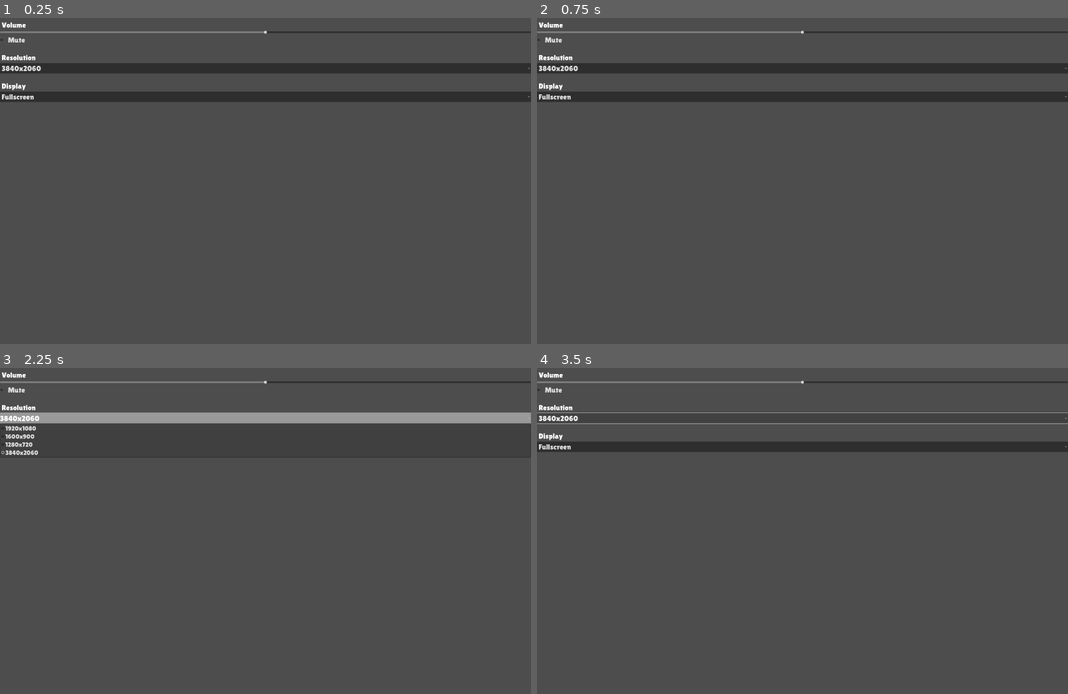
Above: before the commit, frames 1-4 (two rows, left to right).
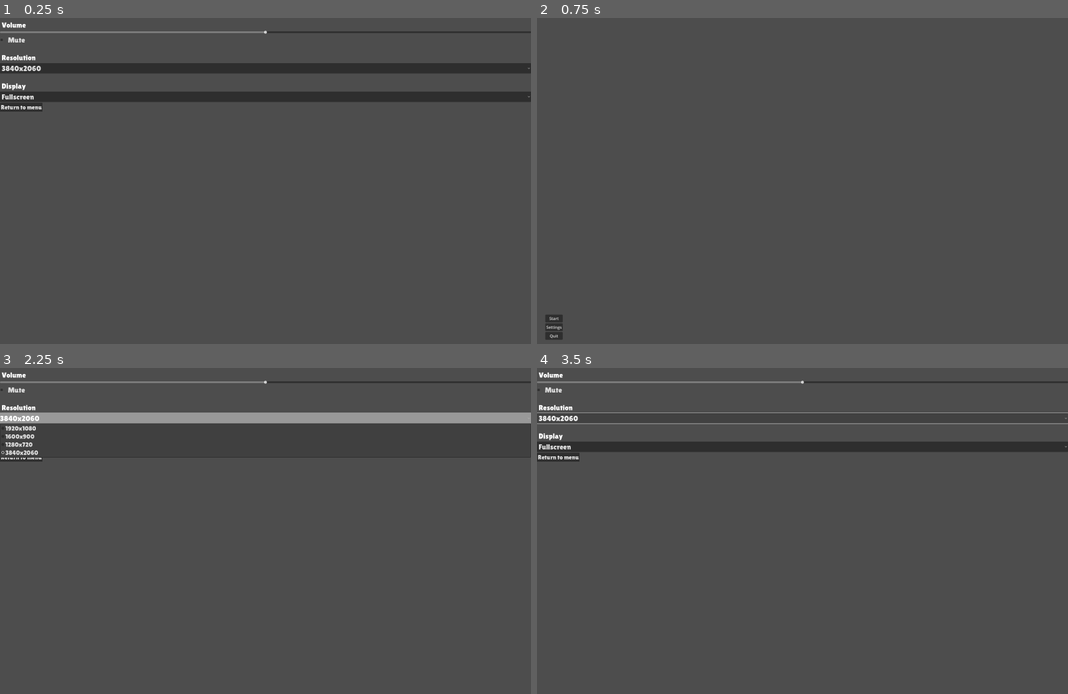
Above: after the commit, the same moments.

Repository: algosup/2024-2025-project-2-serious-game-team-3
Game: Godot game, scene res://scenes/settings.tscn
Same seed, same stepped clock (60 frames per second), same inputs: the game is played once before the commit and once after it. This scene is started directly instead of the project's main scene.
Inputs (mouse positions are in pixels of both pictures, inside the frame that each line leads up to):
- Up to frame 1 (0.25 s): no input
- Up to frame 2 (0.75 s): click (558, 106) at 0.5 s, where only the run after the commit has a clickable "Return to menu"
- Up to frame 3 (2.25 s): click (15, 677) at 1.25 s, where only the run after the commit has a clickable "Settings"; click "3840x2060" at 2 s
- Up to frame 4 (3.5 s): click "3840x2060" at 2.75 s

The runs differ from the first frame. In frame 1, 0.2% of the frame differs, in the area x 0-8%, y 26-29%; in frame 2, 7.0%, in the area x 0-100%, y 1-99%; in frame 3, less than 0.1%; in frame 4, 0.2%.

Commit message:
added return to menu button

Diff:
--- a/starter-kit-city-builder/scenes/settings.tscn
+++ b/starter-kit-city-builder/scenes/settings.tscn
@@ -1,23 +1,9 @@
-[gd_scene load_steps=6 format=3 uid="uid://c36qejtf5if7t"]
+[gd_scene load_steps=5 format=3 uid="uid://c36qejtf5if7t"]
 
 [ext_resource type="Script" path="res://scripts/settings.gd" id="1_ydyv0"]
 [ext_resource type="AudioStream" uid="uid://diblcm2dll0jr" path="res://audio/[FIXED] Timeless but its the version we all wanted (w adlibs AND AYYE).mp3" id="2_0mmri"]
 [ext_resource type="FontFile" uid="uid://d0cxd77jybrcn" path="res://fonts/lilita_one_regular.ttf" id="2_c1yy2"]
 [ext_resource type="Theme" uid="uid://di6ar77l4k26w" path="res://menutheme.tres" id="2_f25tv"]
-
-[sub_resource type="GDScript" id="GDScript_qw4jn"]
-script/source = "extends VBoxContainer
-
-
-# Called when the node enters the scene tree for the first time.
-func _ready() -> void:
-	pass # Replace with function body.
-
-
-# Called every frame. 'delta' is the elapsed time since the previous frame.
-func _process(delta: float) -> void:
-	pass
-"
 
 [node name="Settings" type="Control"]
 layout_mode = 3
@@ -28,6 +14,7 @@
 grow_vertical = 2
 theme = ExtResource("2_f25tv")
 script = ExtResource("1_ydyv0")
+metadata/_edit_use_anchors_ = true
 
 [node name="MarginContainer" type="MarginContainer" parent="."]
 layout_mode = 1
@@ -44,7 +31,6 @@
 anchor_bottom = 1.0
 grow_horizontal = 2
 grow_vertical = 2
-script = SubResource("GDScript_qw4jn")
 
 [node name="VolumeLabel" type="Label" parent="VBoxContainer"]
 layout_mode = 2
@@ -107,6 +93,11 @@
 popup/item_2/text = "Windowed"
 popup/item_2/id = 2
 
+[node name="ReturnToMenu" type="Button" parent="VBoxContainer"]
+layout_mode = 2
+size_flags_horizontal = 0
+text = "Return to menu"
+
 [node name="AudioStreamPlayer" type="AudioStreamPlayer" parent="."]
 stream = ExtResource("2_0mmri")
 autoplay = true
@@ -115,3 +106,5 @@
 [connection signal="toggled" from="VBoxContainer/MuteButton" to="." method="_on_mute_button_toggled"]
 [connection signal="item_selected" from="VBoxContainer/Resolution" to="." method="_on_resolution_item_selected"]
 [connection signal="item_selected" from="VBoxContainer/Display" to="." method="_on_resolution_item_selected"]
+[connection signal="pressed" from="VBoxContainer/ReturnToMenu" to="." method="_on_button_pressed"]
+[connection signal="pressed" from="VBoxContainer/ReturnToMenu" to="VBoxContainer" method="_on_button_pressed"]
--- a/starter-kit-city-builder/scripts/settings.gd
+++ b/starter-kit-city-builder/scripts/settings.gd
@@ -60,3 +60,7 @@
 	# Save the selected mode
 	ProjectSettings.set_setting("display/window/mode", index)
 	ProjectSettings.save()
+
+
+func _on_button_pressed() -> void:
+	get_tree().change_scene_to_file("res://scenes/menu.tscn")
